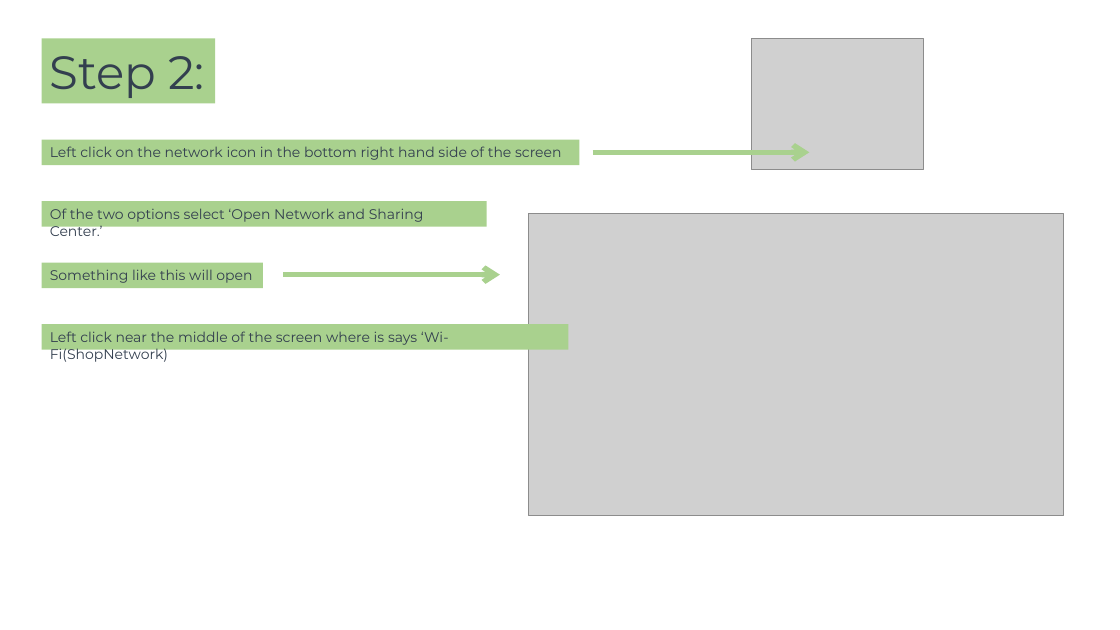
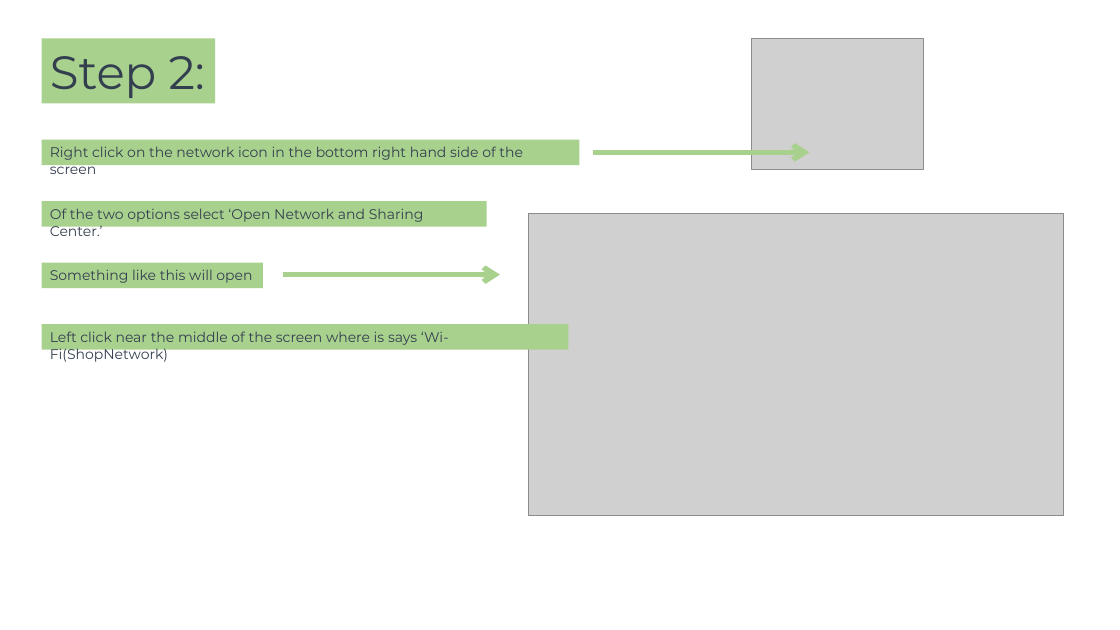
Before and after one commit to joshuawootonn/time-track, a slide deck: slide 3 of Instructions/Connection Presentation.pptx. Drawn at 1120x630 pixels with LibreOffice and Linux fonts; fonts in the diff are those of the drawing; grey boxes stand for pictures. Boxes give left, top, right and bottom in pixels: in the first picture for what was removed or moved away, otherwise in the second. Text is boxed around its words. In the diff, an @@ line names an element or a change of style, - is before the commit and + after.

```diff
--- a/Instructions/Connection Presentation.pptx
+++ b/Instructions/Connection Presentation.pptx
@@ text in rectangle at [50,146,523,174]: text changed @@
-Left click on the network icon in the bottom right hand side of the screen
+Right click on the network icon in the bottom right hand side of the screen
```
Also in this commit, not shown: 34 other files.
